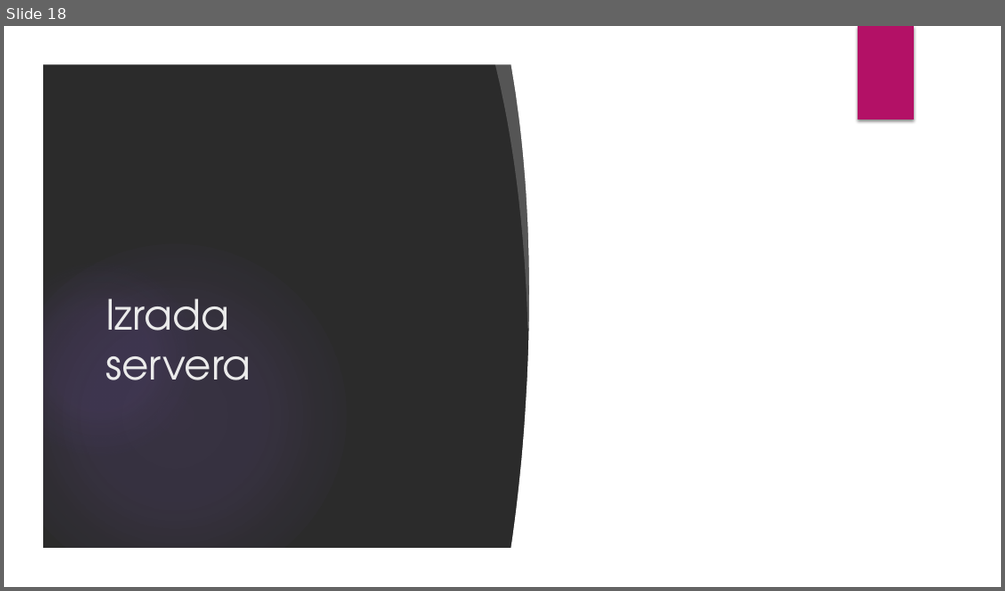
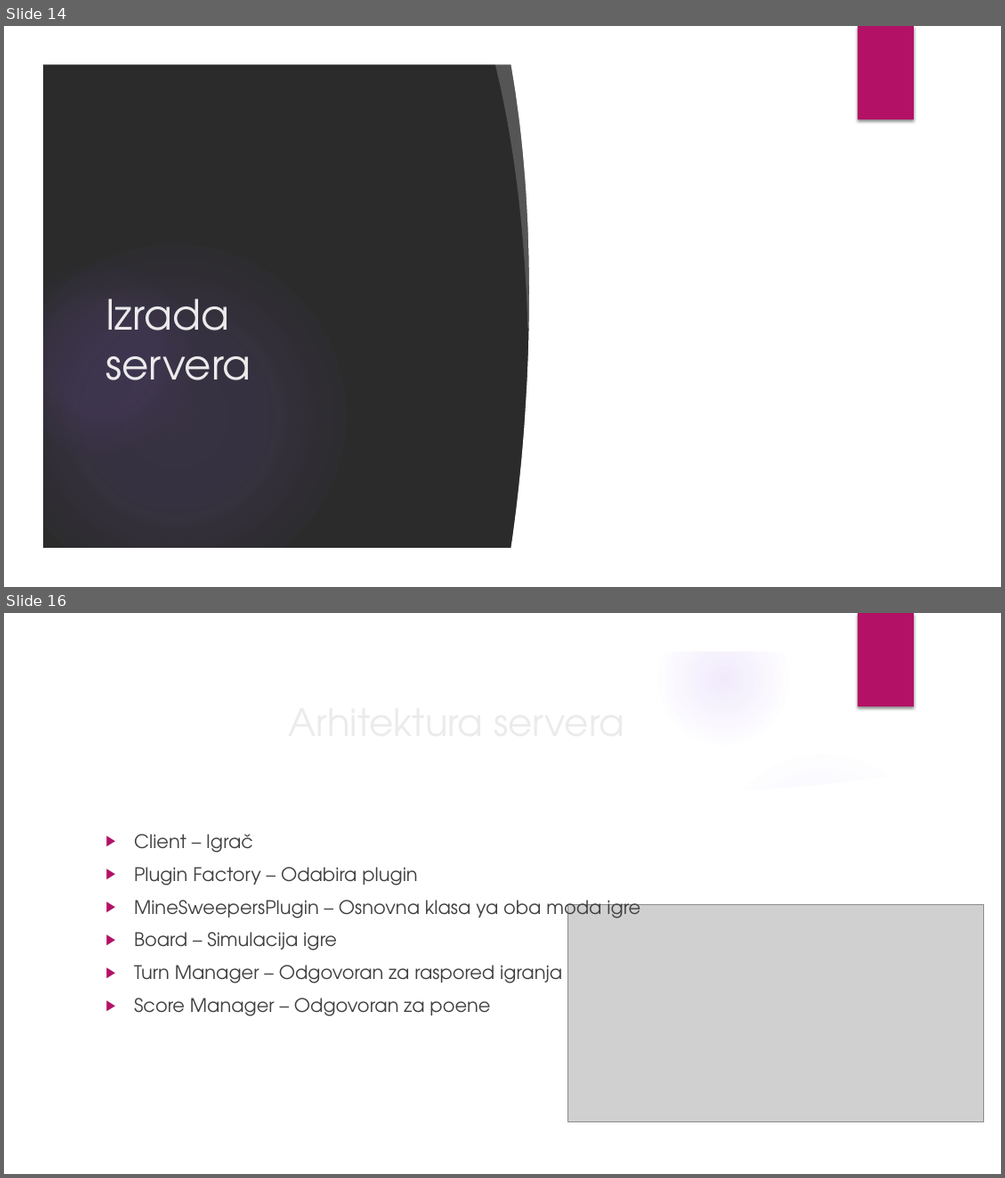
Before and after one commit to DavidManic/MineSweepersServer, a slide deck: Prezentacija.pptx. Shown one above the other, each under a label of ours: slide 18 before the commit, slides 14 and 16 after it; the slides between them are not shown. The pictures are 1005x591 and 1005x1178 pixels, drawn with LibreOffice and Linux fonts; fonts in the diff are those of the drawing; grey boxes stand for pictures; background and template pictures are left out; a plain dark background stands for a picture behind light text. Boxes give left, top, right and bottom in pixels: in the first picture for what was removed or moved away, otherwise in the second. Text is boxed around its words. In the diff, an @@ line names an element or a change of style, - is before the commit and + after.

```diff
--- a/Prezentacija.pptx
+++ b/Prezentacija.pptx
@@ slide 16 added at (4,613,1001,1174), background picture (left out); not listed: 6 template elements that a slide beside it also shows @@
@@ title added at (98,692,815,750), 36 pt, text #EBEBEB @@
+Arhitektura servera
@@ freeform shape added at (697,738,970,819), fill #FFFFFF at 20% opacity @@
@@ freeform shape added at (41,765,963,1136), fill #FFFFFF @@
@@ ellipse added at (708,750,938,981), fill gradient #9B6BF2 @@
@@ text added at (134,834,640,1016), 18 pt, text #404040 @@
+▶ Client – Igrač
+▶ Plugin Factory – Odabira plugin
+▶ MineSweepersPlugin – Osnovna klasa ya oba moda igre
+▶ Board – Simulacija igre
+▶ Turn Manager – Odgovoran za raspored igranja
+▶ Score Manager – Odgovoran za poene
@@ picture added at (568,905,985,1121) @@
@@ what was slide 18 is now slide 14 @@
```
Also in this commit, not shown: 1 slide changed, 9 other slides added, 16 slides removed, 15 other files.
